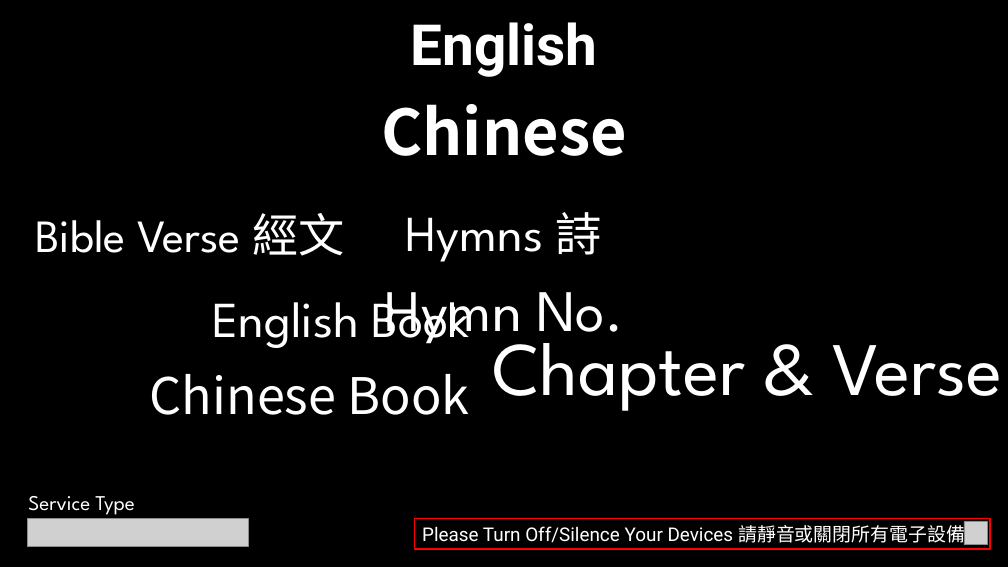
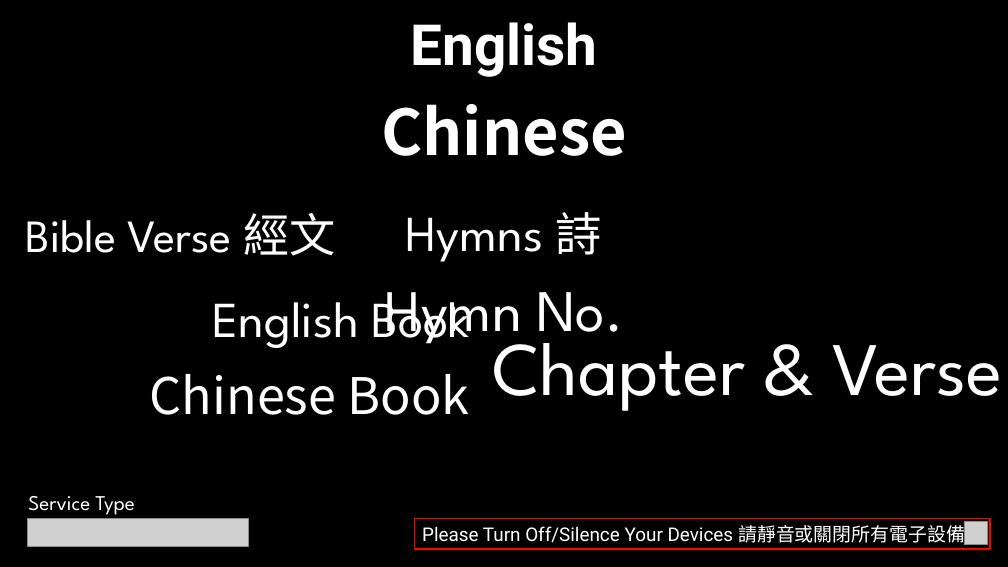
Before and after one commit to calebchanwy/tjc-powerpoint, a slide deck: slide 1 of TJCPowerPoint/bin/Debug/Files/ServiceWidescreen.pptx. Drawn at 1008x567 pixels with LibreOffice and Linux fonts; fonts in the diff are those of the drawing; grey boxes stand for pictures. Boxes give left, top, right and bottom in pixels: in the first picture for what was removed or moved away, otherwise in the second. Text is boxed around its words. In the diff, an @@ line names an element or a change of style, - is before the commit and + after.

```diff
--- a/TJCPowerPoint/bin/Debug/Files/ServiceWidescreen.pptx
+++ b/TJCPowerPoint/bin/Debug/Files/ServiceWidescreen.pptx
@@ text "Bible Verse 經文": place and size @@
-text "Bible Verse 經文" at [35,213,344,256]
+text "Bible Verse 經文" at [26,213,335,256]
```
